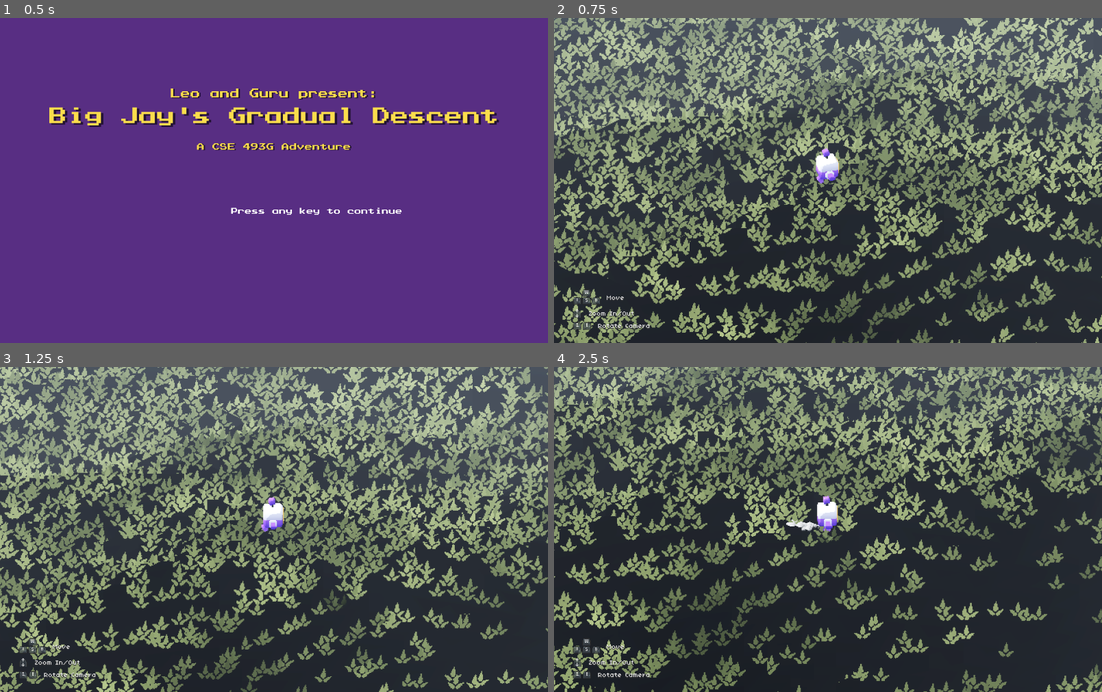
Above: before the commit, frames 1-4 (two rows, left to right).
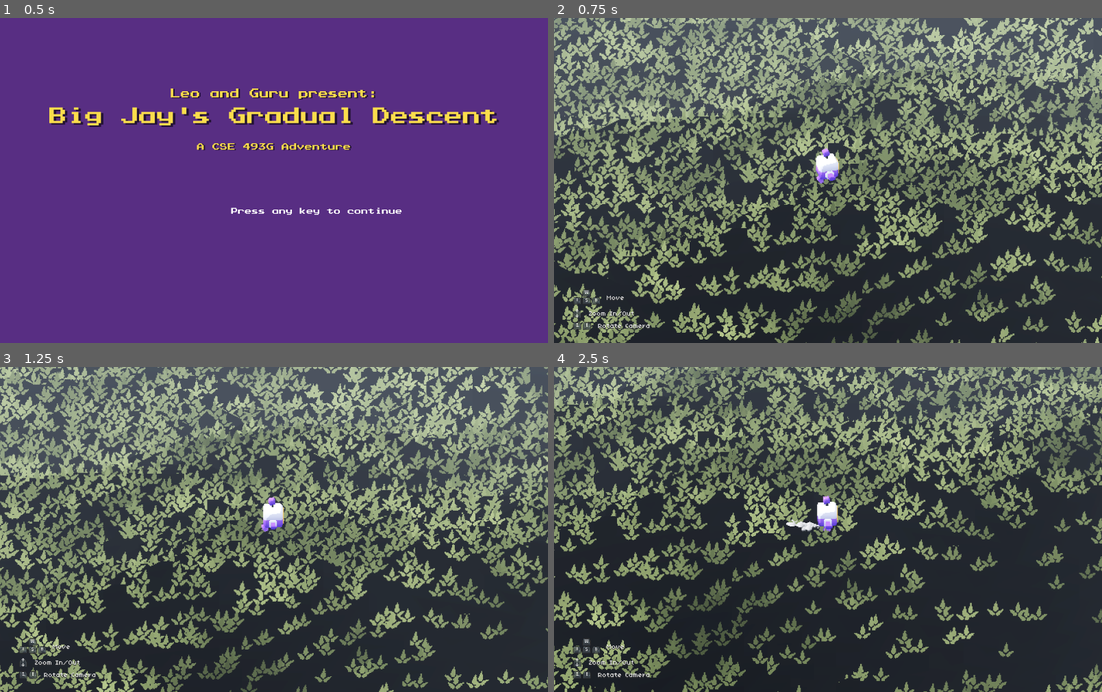
Above: after the commit, the same moments.

Repository: clx4/terrain_demo
Game: Godot game, scene res://scenes/menus/menu.tscn
The game is run twice, just before and just after one commit, with the same random seed, the same clock (stepped at 60 frames per second) and the same inputs.
Inputs (mouse positions are in pixels of both pictures, inside the frame that each line leads up to):
- Up to frame 1 (0.5 s): no input
- Up to frame 2 (0.75 s): tap Enter at 0.5 s; move the mouse to (948, 164) at 0.52 s; hold D (move_right) from 0.53 s (still down); hold Alt from 0.53 s (still down); click (948, 164) at 0.67 s
- Up to frame 3 (1.25 s): keep holding D (move_right); keep holding Alt; tap Space (jump) at 0.77 s
- Up to frame 4 (2.5 s): release D (move_right) at 1.25 s; release Alt at 1.25 s; drag from (718, 545) to (800, 594) at 1.27 s; move the mouse to (882, 458) at 2.02 s; hold D (move_right) from 2.03 s (still down); hold Shift from 2.03 s (still down)

Frame 1 is identical in both runs. In frame 2, less than 0.1% of the frame differs, in the area x 48-62%, y 41-68%; in frame 3, 0.2%, in the area x 48-72%, y 41-80%; in frame 4, less than 0.1%.

Commit message:
run on laptop pls

Diff:
--- a/project.godot
+++ b/project.godot
@@ -81,7 +81,5 @@
 
 [rendering]
 
-rendering_device/driver.windows="d3d12"
-lights_and_shadows/directional_shadow/size=8192
 lights_and_shadows/directional_shadow/soft_shadow_filter_quality=0
 lights_and_shadows/positional_shadow/soft_shadow_filter_quality=0
